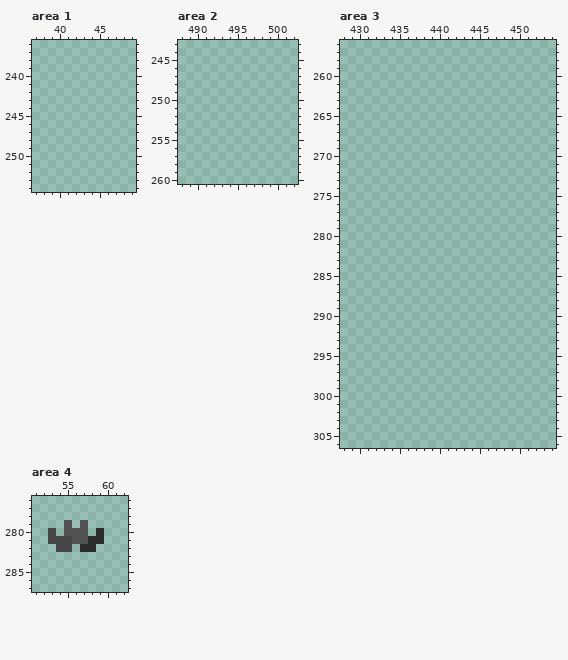
Edited in one commit: pixel-art file (assets/environment/tree_leaves.aseprite). The first picture shows the starting point.
512x512 pixels, 1 frame. Pixels under 10% opacity are left out. Colours within 5 levels of each other are drawn and written as one. Shown: area 1: x 37..49, y 236..254; area 2: x 488..502, y 243..260; area 3: x 428..454, y 256..306; area 4: x 51..62, y 276..287. The commit also changed other parts of the picture, which this record leaves out.
The same view after the edit:
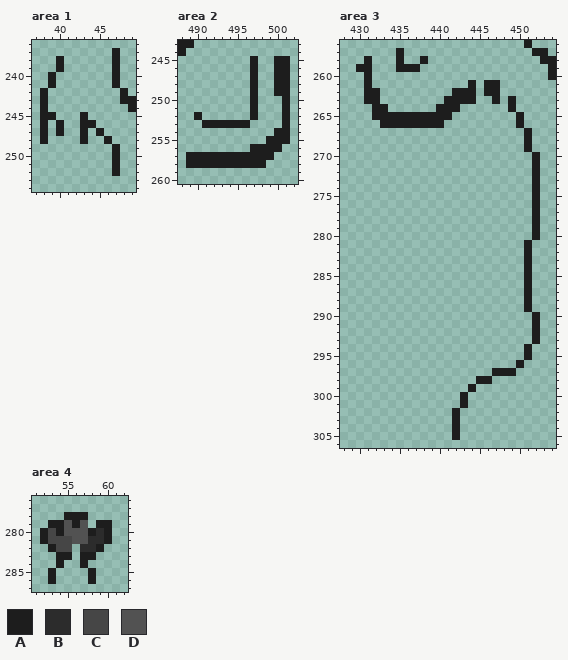
Palette (. is transparent): A #1d1d1d  B #2c2c2c  C #464646  D #525252
Edits made:
Area 1:
The edit adds colour A in row 237 at x 47; in rows 238 to 239 at x 40 and 47; in rows 240 to 241 at x 39 and 47; in row 242 at x 38 and 48; in row 243 at x 38 and 48 to 49; in row 244 at x 38 and 49.
The edit adds colour A in row 245 at x 38 to 39 and 43; in row 246 at x 38, 40 and 43 to 44; in row 247 at x 38, 40, 43 and 45; in row 248 at x 38, 43 and 46; in rows 249 to 252 at x 47.
Area 2:
The edit adds colour A in row 243 at x 488 to 489; in row 244 at x 488; in rows 245 to 249 at x 497 and 500 to 501; in rows 250 to 251 at x 497 and 501; in row 252 at x 490, 497 and 501; in row 253 at x 491 to 496 and 501.
The edit adds colour A in row 254 at x 500 to 501; in row 255 at x 499 to 501; in row 256 at x 497 to 500; in row 257 at x 489 to 499; in row 258 at x 489 to 498.
Area 3:
The edit adds colour A in row 256 at x 451; in row 257 at x 435 and 452 to 453; in row 258 at x 431, 435, 438 and 453 to 454; in row 259 at x 430 to 431, 435 to 437 and 454; in row 260 at x 431 and 454; in row 261 at x 431, 444 and 446 to 447.
The edit adds colour A in row 262 at x 431 to 432, 442 to 444 and 446 to 447; in row 263 at x 431 to 432, 441 to 444, 447 and 449; in row 264 at x 432 to 433, 440 to 442 and 449; in row 265 at x 432 to 441 and 450; in row 266 at x 433 to 440 and 450; in rows 267 to 269 at x 451.
The edit adds colour A in rows 270 to 280 at x 452; in rows 281 to 289 at x 451; in rows 290 to 293 at x 452; in rows 294 to 295 at x 451; in row 296 at x 450; in row 297 at x 447 to 449.
The edit adds colour A in row 298 at x 445 to 446; in row 299 at x 444; in rows 300 to 301 at x 443; in rows 302 to 305 at x 442.
Area 4:
The edit adds colour A in row 278 at x 55 to 57; in row 279 at x 53 to 54, 56 and 59 to 60; in row 280 at x 52, 54, 58 and 60; in row 281 at x 52 and 60; in row 282 at x 53 and 59; in row 283 at x 54 to 55 and 57 to 58.
The edit adds colour A in row 284 at x 54 and 57; in rows 285 to 286 at x 53 and 58.
